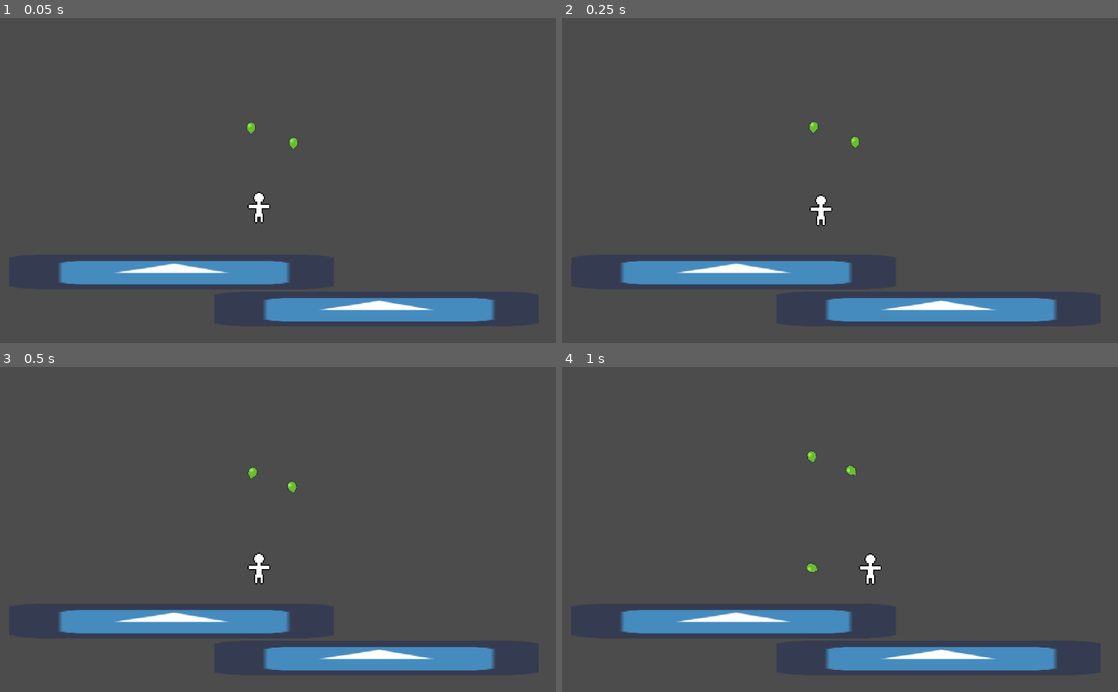
Above: before the commit, frames 1-4 (two rows, left to right).
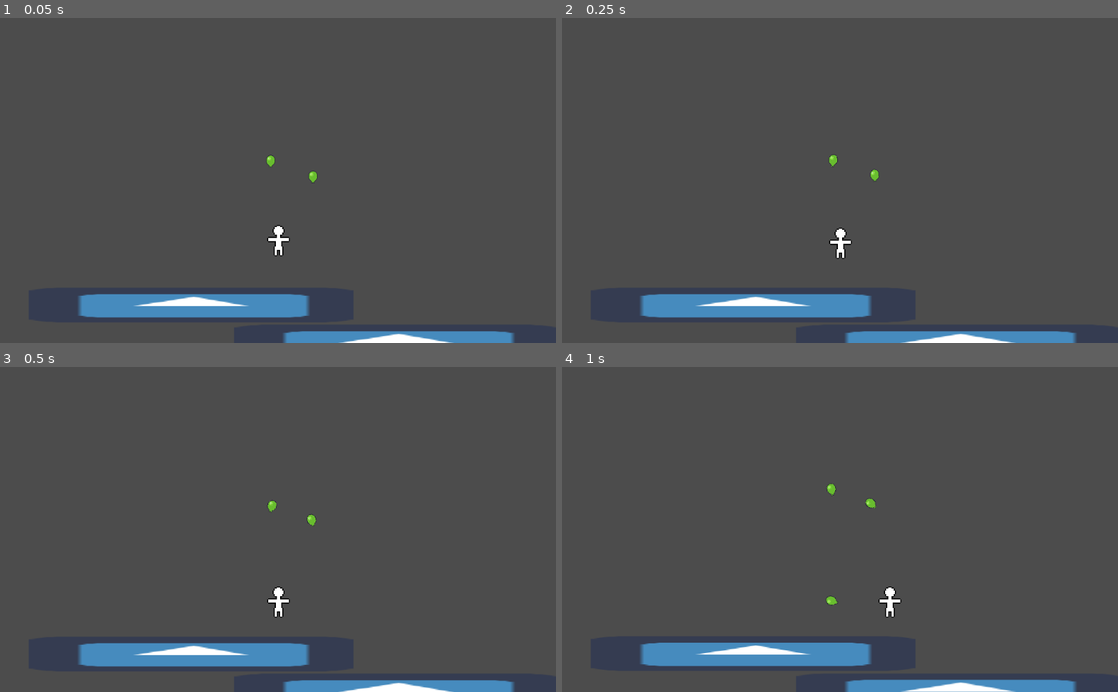
Above: after the commit, the same moments.

Repository: LeandreLPP/BalloonDumDare
Game: Godot game, scene res://Scenes/TestScene.tscn
The game is run twice, just before and just after one commit, with the same random seed, the same clock (stepped at 60 frames per second) and the same inputs. The project has no main scene, so this scene is started directly. The engine's default icon, where the game draws it, is replaced by a stand-in: a white triangle on a blue panel in a dark square.
Inputs (mouse positions are in pixels of both pictures, inside the frame that each line leads up to):
- Up to frame 1 (0.05 s): no input
- Up to frame 2 (0.25 s): no input
- Up to frame 3 (0.5 s): no input
- Up to frame 4 (1 s): move the mouse to (962, 513) at 0.52 s; hold Right (move_right) from 0.53 s (still down); hold Right mouse button (inflate) from 0.53 s (still down); tap Space (jump) at 0.77 s; click (962, 513) at 0.8 s

The runs differ from the first frame. In frame 1, 10% of the frame differs, in the area x 10-93%, y 32-100%; in frame 2, 10%; in frame 3, 10%; in frame 4, 10%, in the area x 10-93%, y 25-100%.
Error before the commit: Attempt to call function 'play' in base 'null instance' on a null instance. (res://Prefabs/Balloon.gd:11)
Error after the commit: Invalid call to function 'inflate' in base 'RigidBody2D (Balloon.gd)'. Expected 0 arguments. (res://Prefabs/Player.gd:172)

Commit message:
LaunchBalloon!

Diff:
--- a/Prefabs/Player.gd
+++ b/Prefabs/Player.gd
@@ -24,9 +24,15 @@
 onready var balloonPacked = preload("res://Prefabs/Balloon.tscn")
 var inflatingBalloon = null
 
+var lastBalloon = null
+
+onready var camera = get_node("Camera")
+
 func _input(event):
 	if Input.is_action_pressed("inflate"):
 		inflateBalloon()
+	if Input.is_action_pressed("launch"):
+		launchBalloon()
 
 func _integrate_forces(var s):
 	var lv = s.get_linear_velocity()
@@ -163,10 +169,18 @@
 	get_parent().add_child(inflatingBalloon)
 	spring.set_node_a(get_path())
 
-	inflatingBalloon.inflate()
+	inflatingBalloon.inflate(siding_left)
+
+func launchBalloon():
+	if not lastBalloon:
+		return
+
+	var vec = (get_global_mouse_position() - get_position()).normalized()
+	lastBalloon.pierce(vec)
 
 func _on_Balloon_inflated(var balloon):
 	inflatingBalloon = null
+	lastBalloon = balloon
 
 func _on_Balloon_deflated(var balloon):
 	balloon.free()
--- a/Scenes/TestScene.tscn
+++ b/Scenes/TestScene.tscn
@@ -65,7 +65,33 @@
 
 position = Vector2( 477.672, 349.068 )
 
-[node name="DampedSpringJoint2D" type="DampedSpringJoint2D" parent="Player" index="3"]
+[node name="Camera" type="Camera2D" parent="Player" index="0"]
+
+position = Vector2( -1.66992, -110.232 )
+anchor_mode = 1
+rotating = false
+current = true
+zoom = Vector2( 1, 1 )
+limit_left = -10000000
+limit_top = -10000000
+limit_right = 10000000
+limit_bottom = 10000000
+limit_smoothed = false
+drag_margin_h_enabled = true
+drag_margin_v_enabled = true
+smoothing_enabled = false
+smoothing_speed = 5.0
+offset_v = 0.0
+offset_h = 0.0
+drag_margin_left = 0.2
+drag_margin_top = 0.2
+drag_margin_right = 0.2
+drag_margin_bottom = 0.2
+editor_draw_screen = true
+editor_draw_limits = false
+editor_draw_drag_margin = false
+
+[node name="DampedSpringJoint2D" type="DampedSpringJoint2D" parent="Player" index="4"]
 
 node_a = NodePath("..")
 node_b = NodePath("../../Balloon")
@@ -76,7 +102,7 @@
 stiffness = 20.0
 damping = 1.0
 
-[node name="DampedSpringJoint2D2" type="DampedSpringJoint2D" parent="Player" index="4"]
+[node name="DampedSpringJoint2D2" type="DampedSpringJoint2D" parent="Player" index="5"]
 
 node_a = NodePath("..")
 node_b = NodePath("../../Balloon2")
